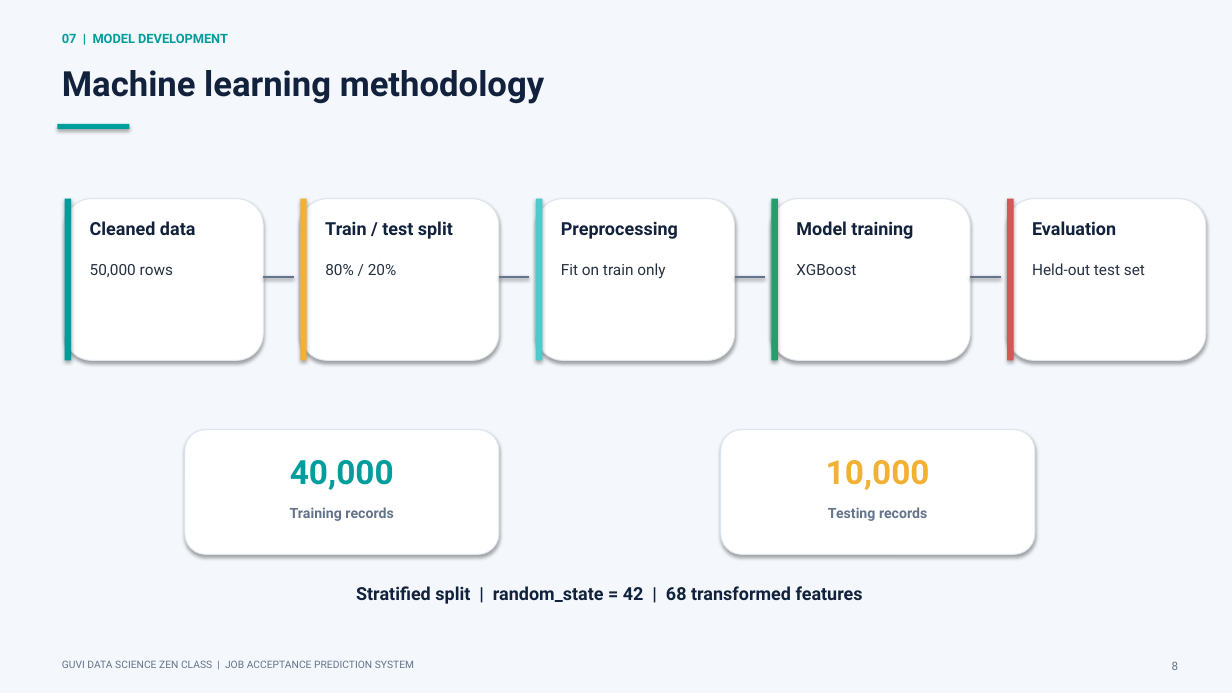
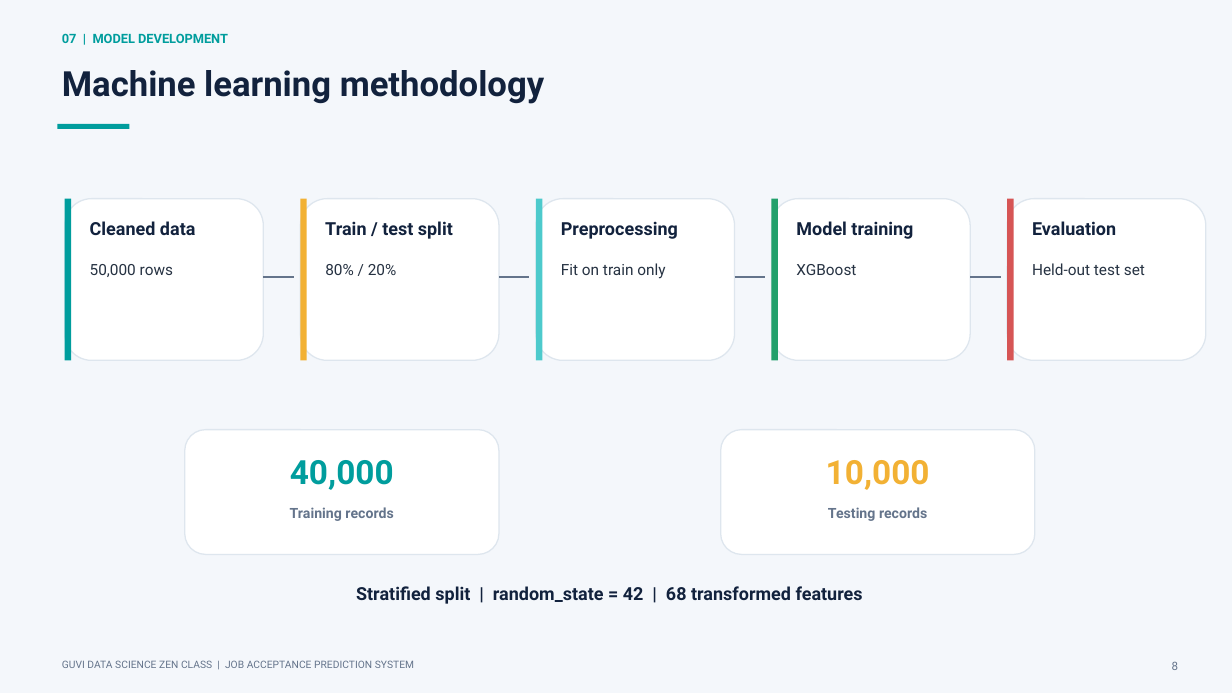
Before and after one commit to priyajeyakishore-del/Job-Acceptance-Prediction-System, a slide deck: slide 8 of reports/project_report/GUVI_Job_Acceptance_Prediction_System_Presentation.pptx. Drawn at 1232x693 pixels with LibreOffice and Linux fonts; fonts in the diff are those of the drawing. Boxes give left, top, right and bottom in pixels: in the first picture for what was removed or moved away, otherwise in the second. Text is boxed around its words. In the diff, an @@ line names an element or a change of style, - is before the commit and + after.

```diff
--- a/reports/project_report/GUVI_Job_Acceptance_Prediction_System_Presentation.pptx
+++ b/reports/project_report/GUVI_Job_Acceptance_Prediction_System_Presentation.pptx
@@ outline #DEE6EE 0.75 pt to #DEE6EE 1 pt; shadow off in 7 elements at box(300, 199, 499, 360), box(536, 199, 735, 360), box(772, 199, 970, 360), box(1007, 199, 1206, 360), box(185, 430, 499, 555), box(721, 430, 1035, 555), box(65, 199, 263, 360) @@
@@ shadow off in 6 elements at box(57, 124, 129, 129), box(65, 199, 71, 360), box(300, 199, 307, 360), box(536, 199, 543, 360), box(772, 199, 778, 360), box(1007, 199, 1014, 360) @@
@@ line (263, 277) - (294, 277): stroke #64748B 2 pt to #64748B 1.5 pt @@
@@ line (499, 277) - (530, 277): stroke #64748B 2 pt to #64748B 1.5 pt @@
@@ line (735, 277) - (765, 277): stroke #64748B 2 pt to #64748B 1.5 pt @@
@@ line (970, 277) - (1001, 277): stroke #64748B 2 pt to #64748B 1.5 pt @@
```
Also in this commit, not shown: 13 other slides changed, 1 slide added, 3 slides removed.
